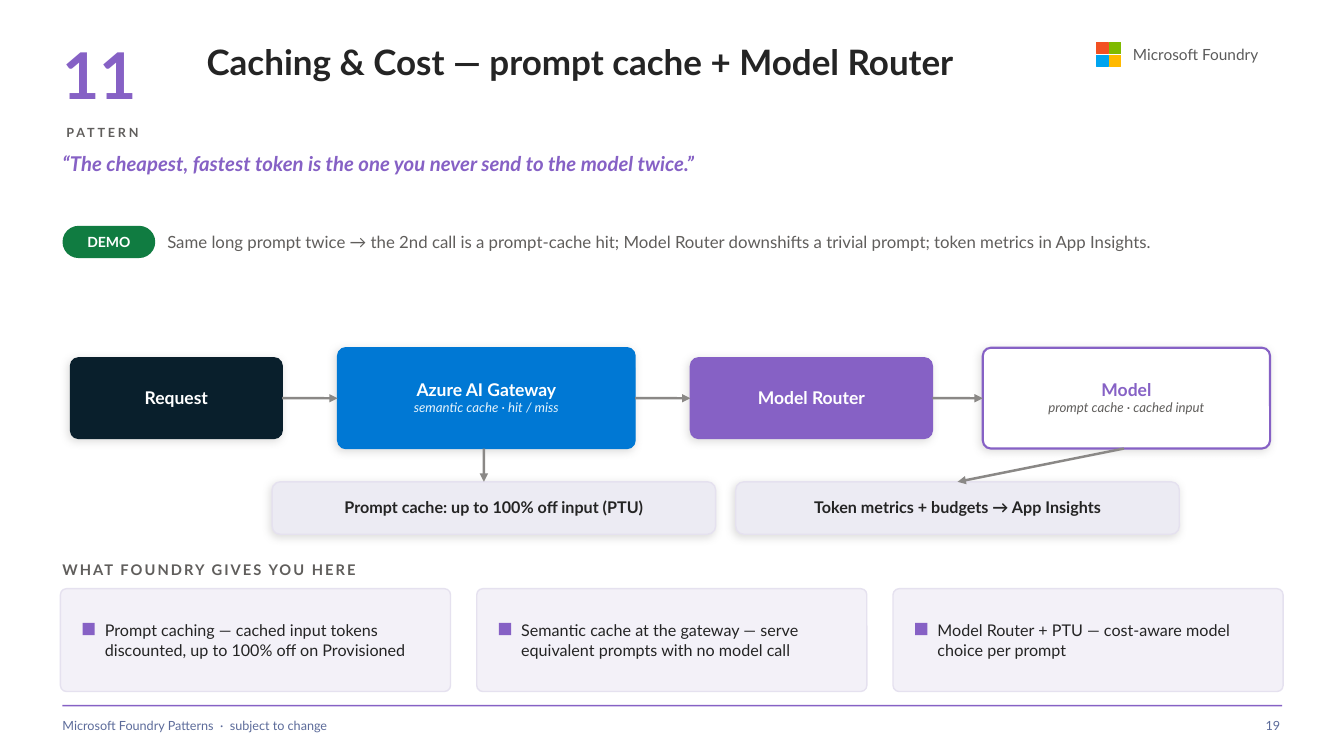
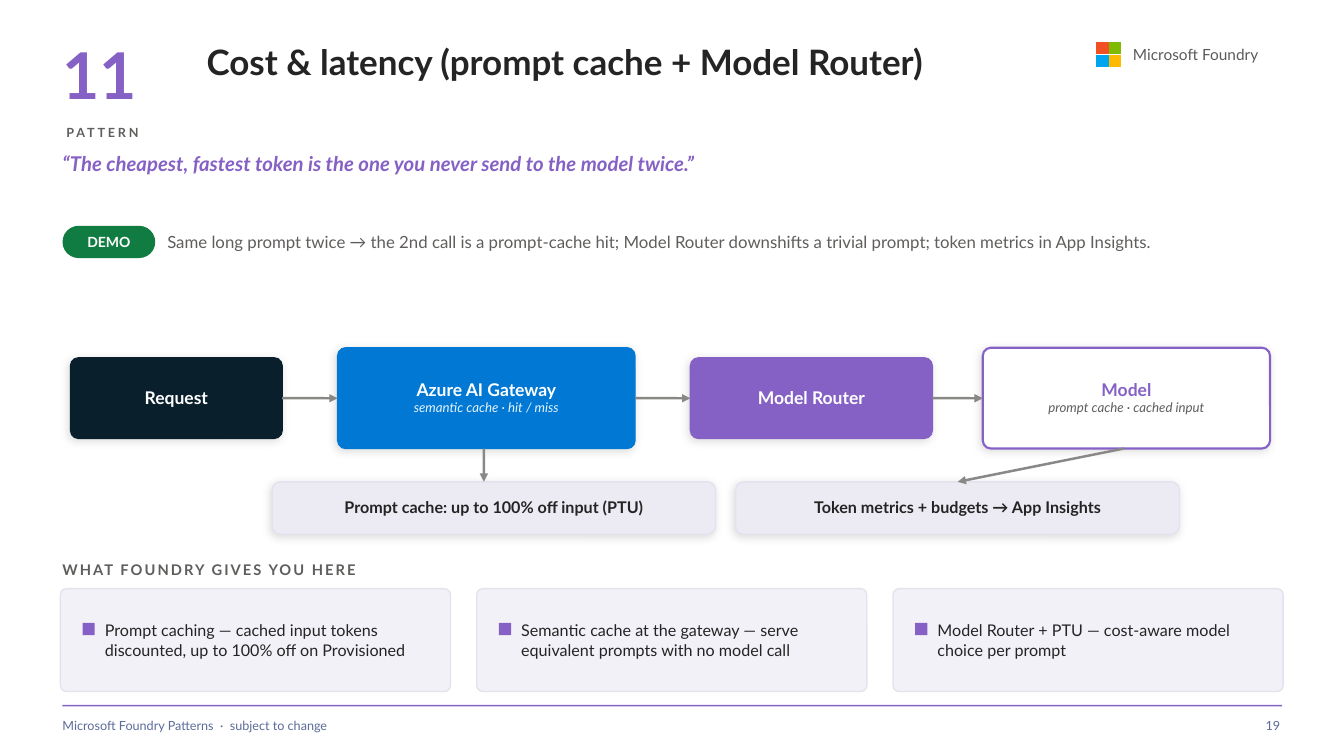
Before and after one commit to SridharArrabelly/foundry-pattern-library, a slide deck: slide 19 of foundry-patterns.pptx. Drawn at 1344x756 pixels with LibreOffice and Linux fonts; fonts in the diff are those of the drawing. Boxes give left, top, right and bottom in pixels: in the first picture for what was removed or moved away, otherwise in the second. Text is boxed around its words. In the diff, an @@ line names an element or a change of style, - is before the commit and + after.

```diff
--- a/foundry-patterns.pptx
+++ b/foundry-patterns.pptx
@@ text at (x1=207, y1=47, x2=923, y2=81): text changed @@
-Caching & Cost — prompt cache + Model Router
+Cost & latency (prompt cache + Model Router)
```
Also in this commit, not shown: 12 other slides changed, 1 slide removed, 18 other files.
